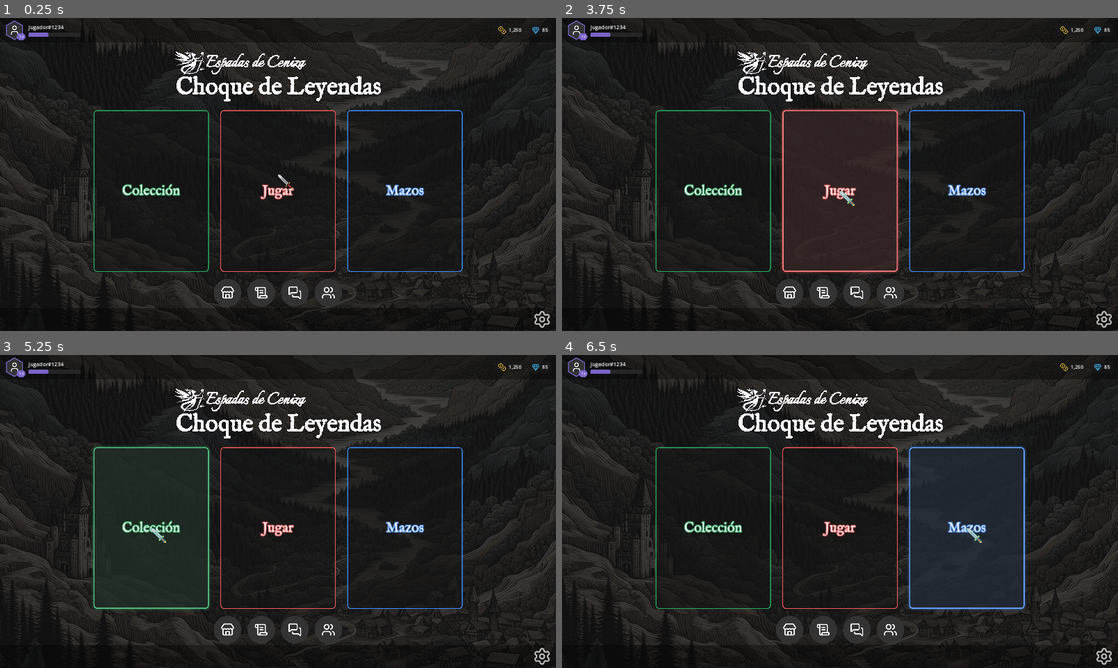
Above: before the commit, frames 1-4 (two rows, left to right).
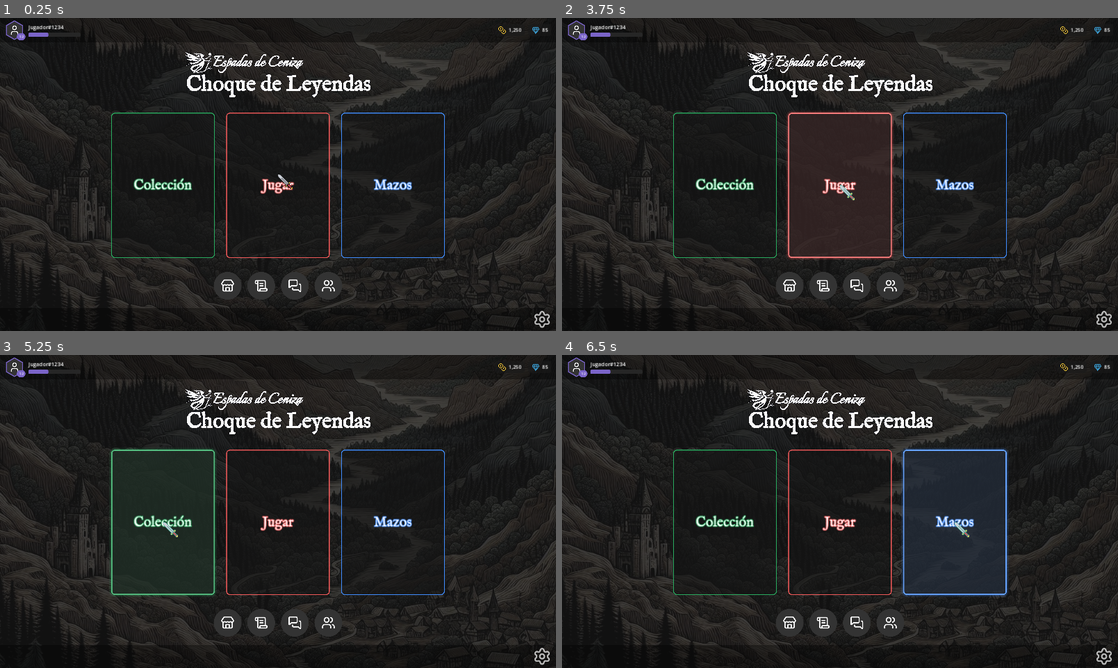
Above: after the commit, the same moments.

Repository: Bildurre/choque_de_leyendas_vg
Game: Godot game, scene res://screens/main_menu/main_menu_desktop.tscn
Same seed, same stepped clock (60 frames per second), same inputs: the game is played once before the commit and once after it.
Inputs (mouse positions are in pixels of both pictures, inside the frame that each line leads up to; where the layout moved, square brackets give the same spot in the first picture):
- Up to frame 1 (0.25 s): no input
- Up to frame 2 (3.75 s): click (789, 287) [789, 293] at 0.5 s; click (823, 287) [823, 293] at 1.25 s; click (856, 287) [856, 293] at 2 s; click (890, 287) [890, 293] at 2.75 s; click "Jugar" at 3.5 s
- Up to frame 3 (5.25 s): click "Jugar" at 4.25 s; click "Colección" at 5 s
- Up to frame 4 (6.5 s): click "Mazos" at 5.75 s

The runs differ from the first frame. In frame 1, 5.2% of the frame differs, in the area x 16-84%, y 10-93%; in frame 2, 6.3%; in frame 3, 5.8%; in frame 4, 7.0%.

Commit message:
Move NavBar into ContentColumn and double spacing between sections
- NavBar (icon buttons) moved from Layout root into
  Layout/MiddleSection/ContentColumn, grouping it with logo and cards
- ContentColumn separation: 24 → 48 for equal spacing between
  logo, cards, and button group
- MiddleSection margins: 20 → 24 for balanced vertical breathing room

No script changes needed — buttons use unique_name_in_owner (%).

https://claude.ai/code/session_0176j4sJi8nNgewyZfevnuDY

Diff:
--- a/screens/main_menu/main_menu_desktop.tscn
+++ b/screens/main_menu/main_menu_desktop.tscn
@@ -240,12 +240,12 @@
 layout_mode = 2
 size_flags_vertical = 3
 size_flags_stretch_ratio = 0.7
-theme_override_constants/margin_top = 20
-theme_override_constants/margin_bottom = 20
+theme_override_constants/margin_top = 24
+theme_override_constants/margin_bottom = 24
 
 [node name="ContentColumn" type="VBoxContainer" parent="Layout/MiddleSection"]
 layout_mode = 2
-theme_override_constants/separation = 24
+theme_override_constants/separation = 48
 
 [node name="LogoContainer" type="Control" parent="Layout/MiddleSection/ContentColumn"]
 layout_mode = 2
@@ -295,12 +295,12 @@
 script = ExtResource("14_mcb")
 accent_color = Color(0.251, 0.549, 0.992, 1)
 
-[node name="NavBar" type="HBoxContainer" parent="Layout"]
+[node name="NavBar" type="HBoxContainer" parent="Layout/MiddleSection/ContentColumn"]
 layout_mode = 2
 alignment = 1
 theme_override_constants/separation = 20
 
-[node name="ShopButton" type="Button" parent="Layout/NavBar"]
+[node name="ShopButton" type="Button" parent="Layout/MiddleSection/ContentColumn/NavBar"]
 unique_name_in_owner = true
 layout_mode = 2
 tooltip_text = "MAIN_MENU_SHOP"
@@ -308,7 +308,7 @@
 script = ExtResource("2_ib")
 hover_color = Color(0.478, 0.392, 0.784, 1)
 
-[node name="MissionsButton" type="Button" parent="Layout/NavBar"]
+[node name="MissionsButton" type="Button" parent="Layout/MiddleSection/ContentColumn/NavBar"]
 unique_name_in_owner = true
 layout_mode = 2
 tooltip_text = "MAIN_MENU_MISSIONS"
@@ -316,7 +316,7 @@
 script = ExtResource("2_ib")
 hover_color = Color(0.478, 0.392, 0.784, 1)
 
-[node name="SocialButton" type="Button" parent="Layout/NavBar"]
+[node name="SocialButton" type="Button" parent="Layout/MiddleSection/ContentColumn/NavBar"]
 unique_name_in_owner = true
 layout_mode = 2
 tooltip_text = "MAIN_MENU_SOCIAL"
@@ -324,7 +324,7 @@
 script = ExtResource("2_ib")
 hover_color = Color(0.478, 0.392, 0.784, 1)
 
-[node name="FriendsButton" type="Button" parent="Layout/NavBar"]
+[node name="FriendsButton" type="Button" parent="Layout/MiddleSection/ContentColumn/NavBar"]
 unique_name_in_owner = true
 layout_mode = 2
 tooltip_text = "MAIN_MENU_FRIENDS"
